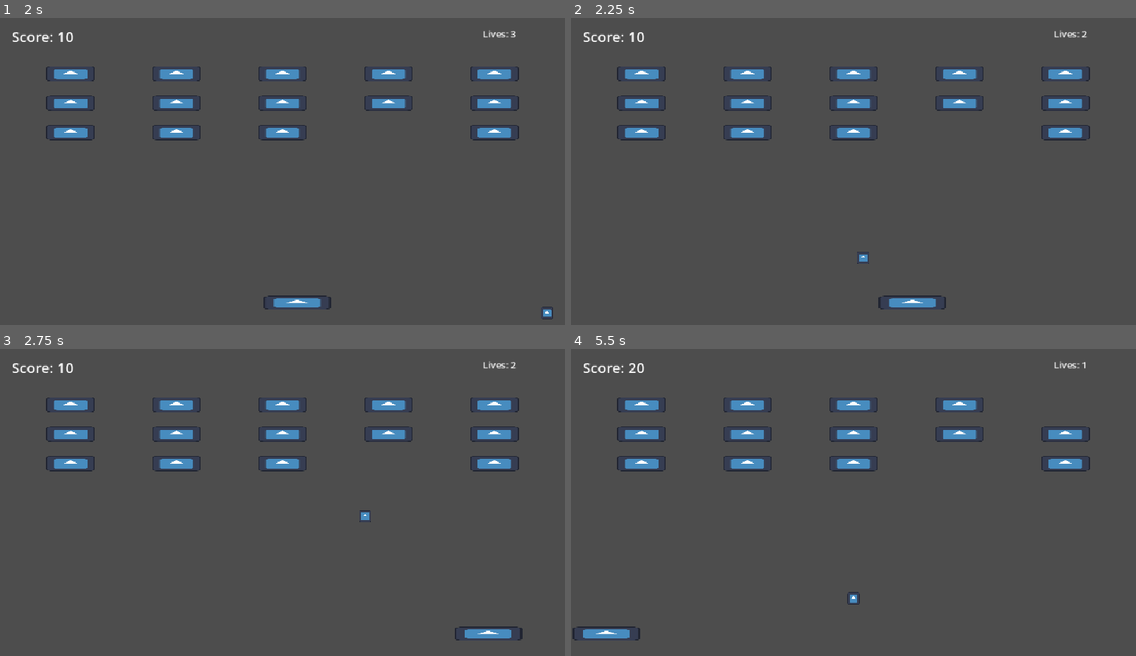
Above: before the commit, frames 1-4 (two rows, left to right).
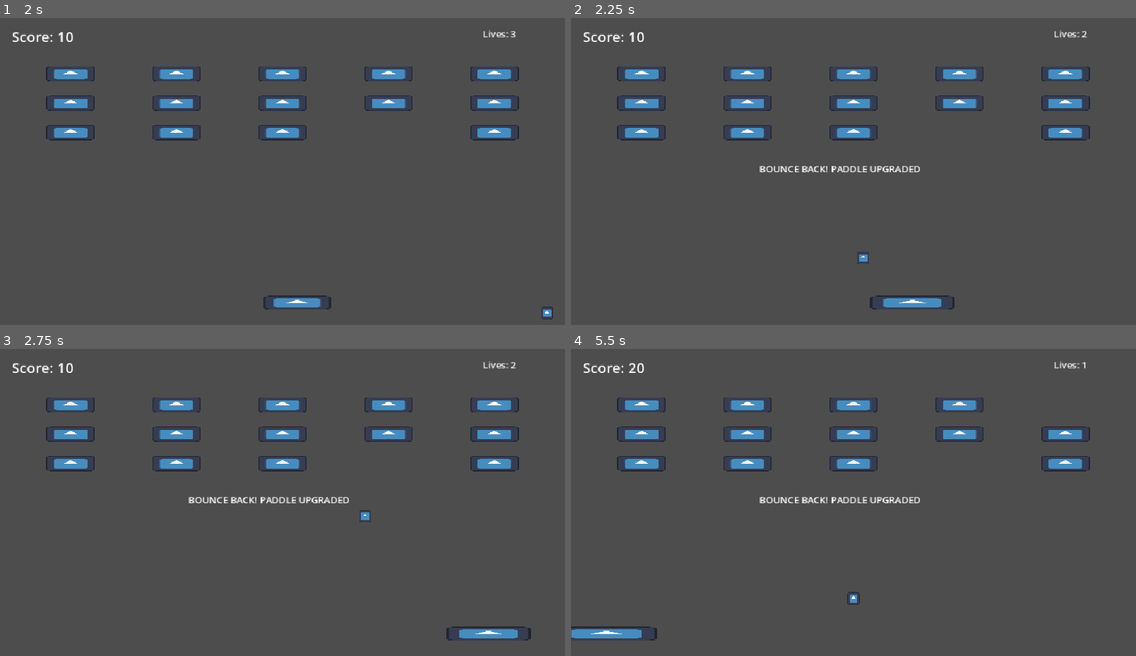
Above: after the commit, the same moments.

Repository: TioTech-code/haven-game-jam-2026
Game: Godot game, scene res://main.tscn
Same seed, same stepped clock (60 frames per second), same inputs: the game is played once before the commit and once after it. The engine's default icon, where the game draws it, is replaced by a stand-in: a white triangle on a blue panel in a dark square.
Inputs:
- Up to frame 1 (2 s): hold Right (ui_right) 0.53-1.28 s; hold Left (ui_left) from 1.28 s (still down)
- Up to frame 2 (2.25 s): release Left (ui_left) at 2.03 s; hold Right (ui_right) from 2.03 s (still down)
- Up to frame 3 (2.75 s): keep holding Right (ui_right)
- Up to frame 4 (5.5 s): release Right (ui_right) at 3.53 s; hold Left (ui_left) from 3.53 s (still down)

Frame 1 is identical in both runs. In frame 2, 0.5% of the frame differs, in the area x 33-68%, y 48-95%; in frame 3, 0.5%; in frame 4, 0.6%, in the area x 0-62%, y 48-95%.

Commit message:
Add bounce back paddle upgrade

Diff:
--- a/main.gd
+++ b/main.gd
@@ -37,7 +37,19 @@
 	if lives <= 0:
 		end_game(false)
 	else:
+		activate_bounce_back()
 		$Ball.reset_ball()
+
+func activate_bounce_back() -> void:
+	$Paddle.scale.x = min($Paddle.scale.x + 0.25, 1.5)
+
+	message_label.text = "BOUNCE BACK! PADDLE UPGRADED"
+	message_label.show()
+
+	await get_tree().create_timer(1.2).timeout
+
+	if not game_finished:
+		message_label.hide()
 
 func update_hud() -> void:
 	score_label.text = "Score: " + str(score)
